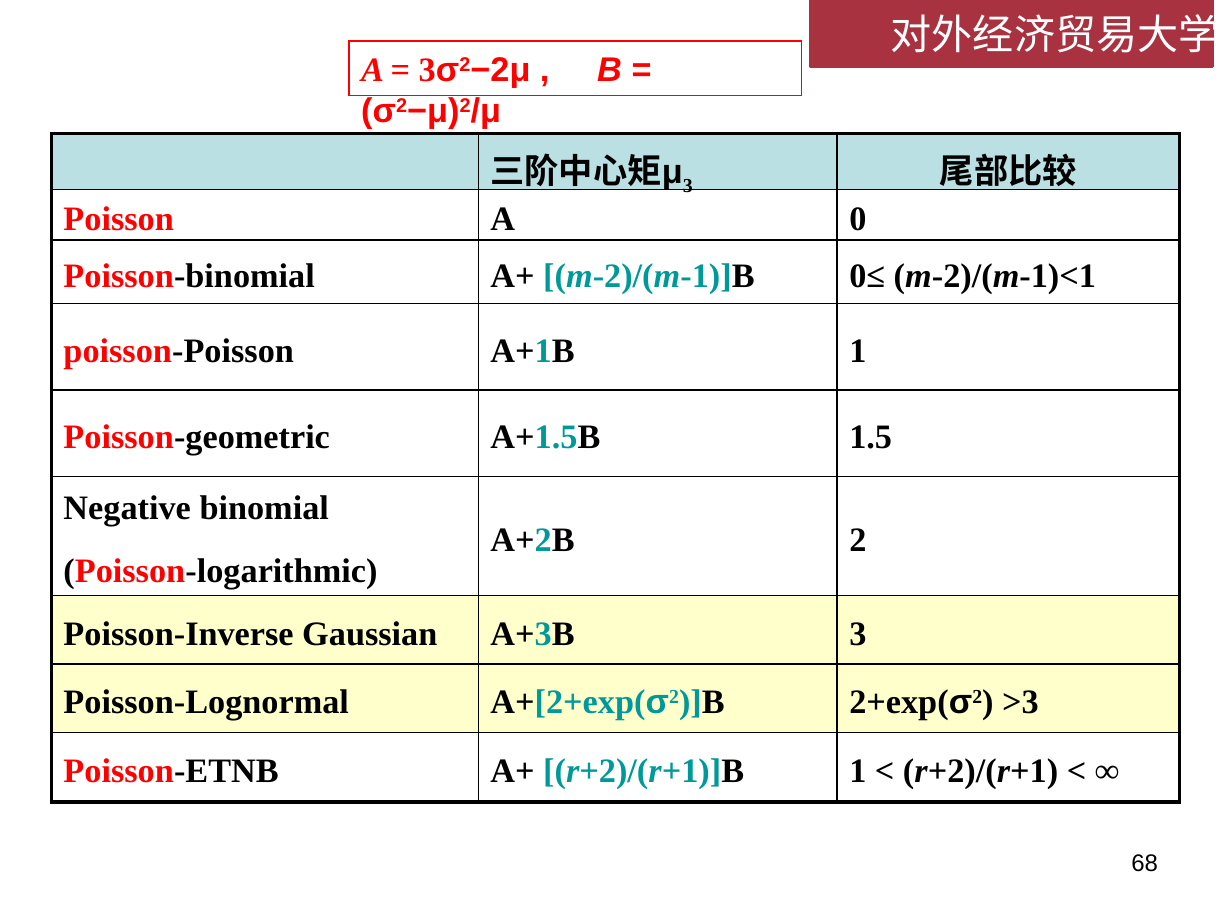
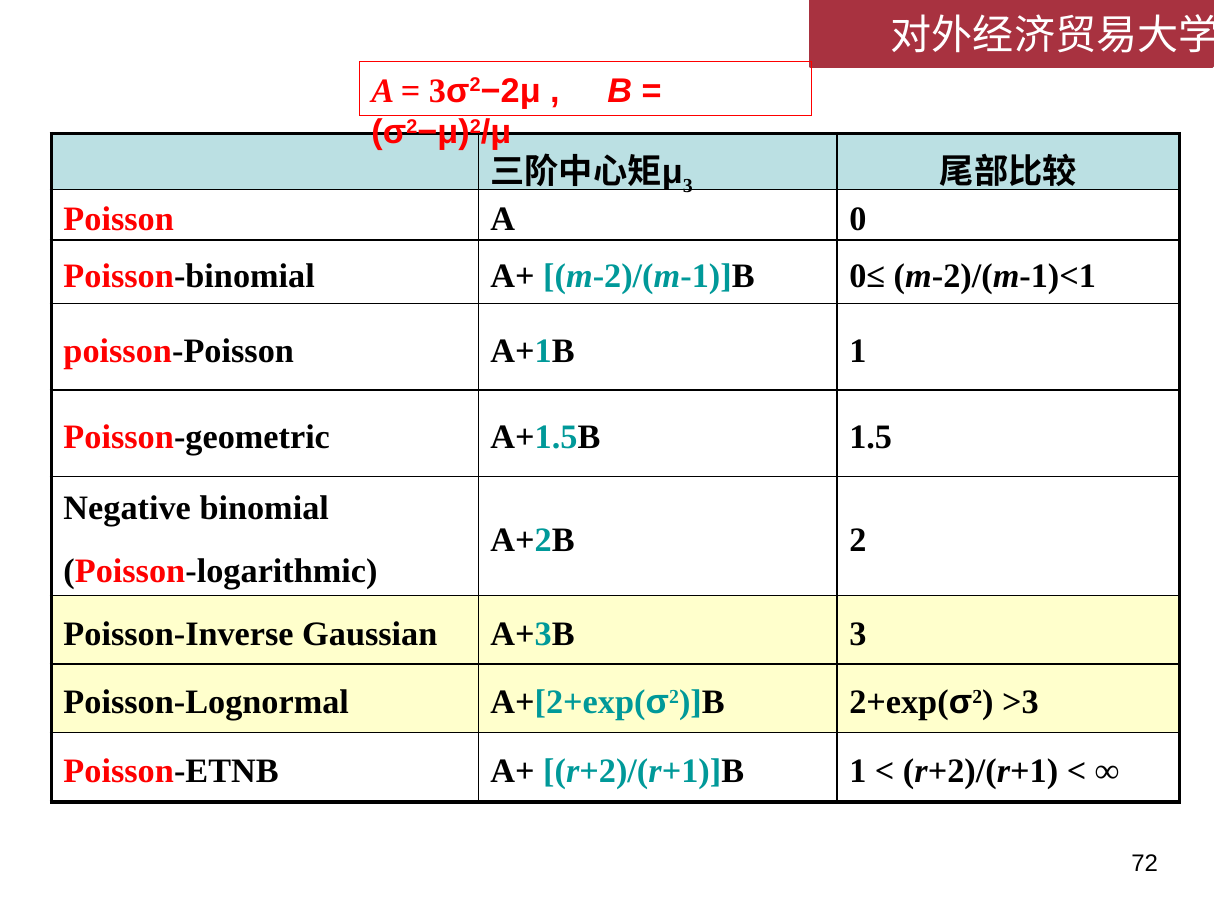
Before and after one commit to lizhengxiao/Non-life-Insurance-Actuarial-Science, a slide deck: slide 72 of Lectures/Week 4 - 损失次数模型.pptx (slide 68 before the commit). Drawn at 1232x924 pixels with LibreOffice and Linux fonts; fonts in the diff are those of the drawing; background and template pictures are left out. Boxes give left, top, right and bottom in pixels: in the first picture for what was removed or moved away, otherwise in the second. Text is boxed around its words. In the diff, an @@ line names an element or a change of style, - is before the commit and + after.

```diff
--- a/Lectures/Week 4 - 损失次数模型.pptx
+++ b/Lectures/Week 4 - 损失次数模型.pptx
@@ rectangle "A = 3σ2−2μ , Β ...": place and size @@
-rectangle "A = 3σ2−2μ , Β ..." at (349,41,801,95)
+rectangle "A = 3σ2−2μ , Β ..." at (360,62,812,116)
@@ page number at (1131,854,1158,871): text changed @@
-68
+72
```
Also in this commit, not shown: 12 other slides changed, 5 slides added, 1 slide removed, 2 other files.
